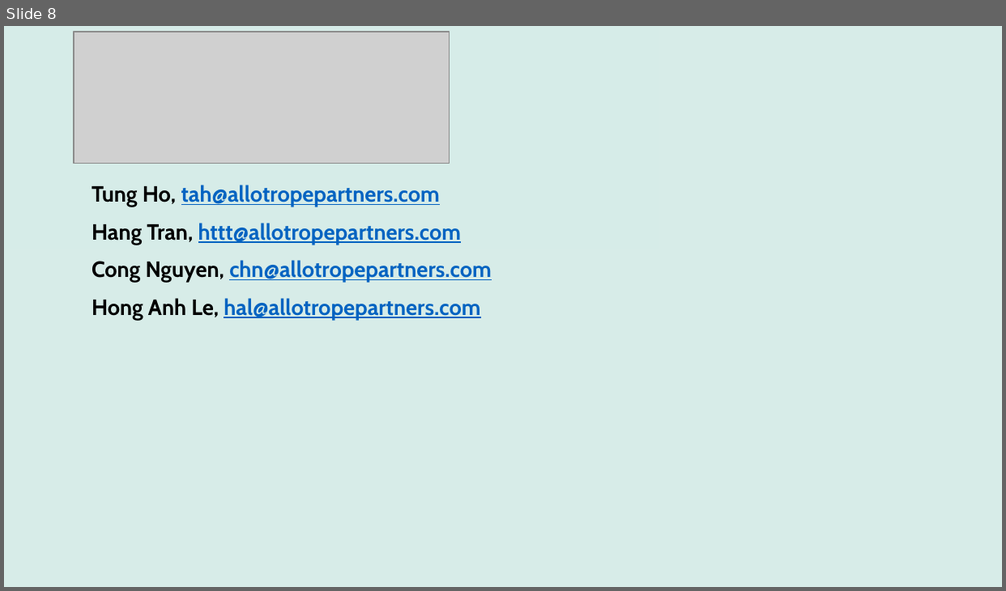
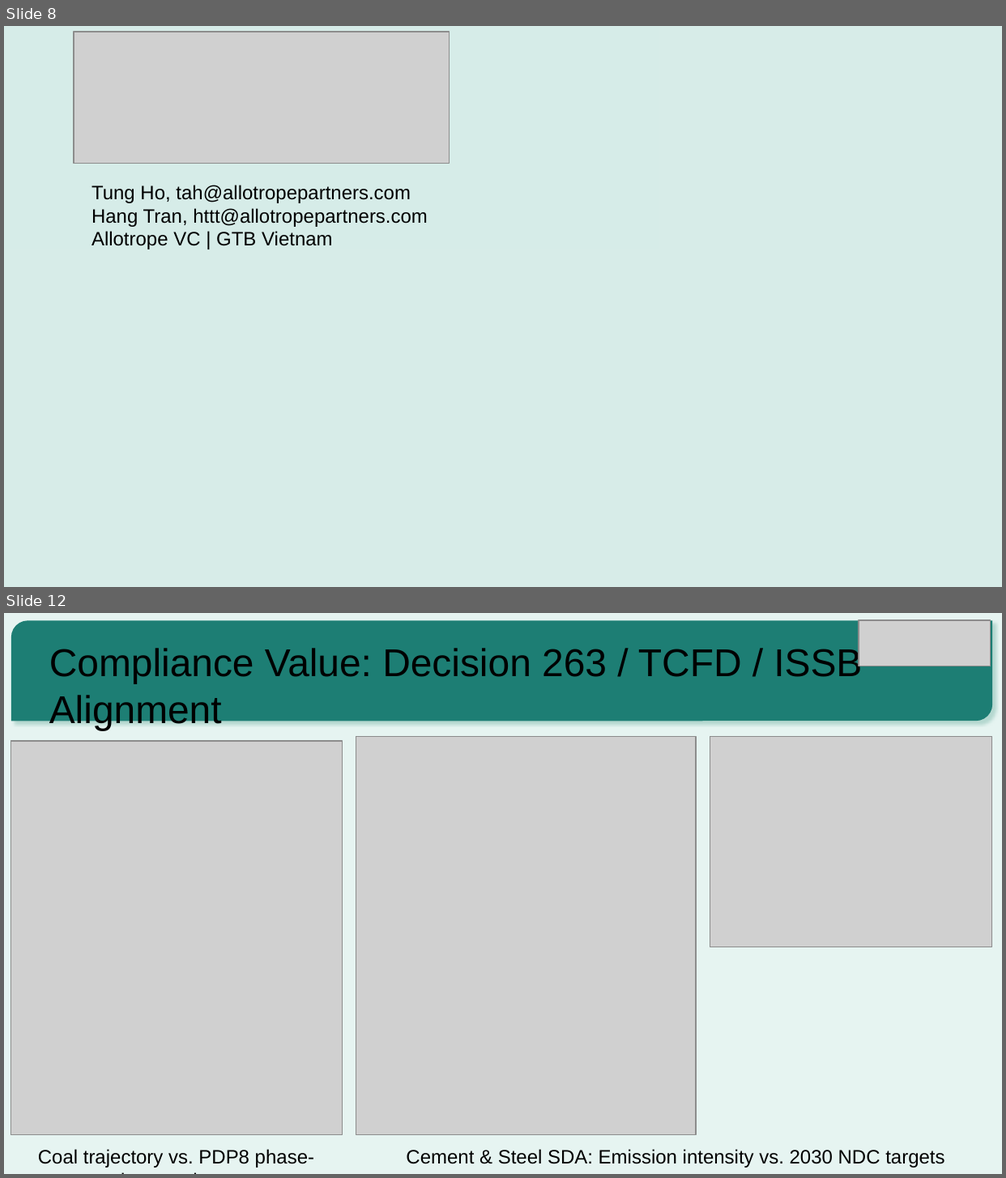
Before and after one commit to tah-allotrope/pacta-trisk, a slide deck: present/bank_prospect_deck.pptx. Shown one above the other, each under a label of ours: slide 8 before the commit, slides 8 and 12 after it; the slides between them are not shown. The pictures are 1006x591 and 1006x1178 pixels, drawn with LibreOffice and Linux fonts; fonts in the diff are those of the drawing; grey boxes stand for pictures; background and template pictures are left out. Boxes give left, top, right and bottom in pixels: in the first picture for what was removed or moved away, otherwise in the second. Text is boxed around its words. In the diff, an @@ line names an element or a change of style, - is before the commit and + after.

Commit message:
PHASE-03: build_deck.py script, 15-slide prospect deck, render QA PNGs, phase report

```diff
--- a/present/bank_prospect_deck.pptx
+++ b/present/bank_prospect_deck.pptx
@@ slide 12 added at box(4, 613, 1002, 1174), background #E6F4F1 @@
@@ round diag rect added at box(11, 621, 992, 722), fill #1D7E74 @@
@@ picture added at box(859, 620, 990, 666) @@
@@ title added at box(49, 645, 862, 730), 28 pt, text #000000 @@
+Compliance Value: Decision 263 / TCFD / ISSB Alignment
@@ picture added at box(11, 741, 343, 1135) @@
@@ picture added at box(356, 737, 696, 1136) @@
@@ picture added at box(710, 737, 993, 948) @@
@@ text added at box(38, 1149, 314, 1168), 14 pt, text #000000 @@
+Coal trajectory vs. PDP8 phase-down pathway
@@ text added at box(406, 1149, 944, 1168), 14 pt, text #000000 @@
+Cement & Steel SDA: Emission intensity vs. 2030 NDC targets
@@ slide 8 changed as well @@
@@ text at box(91, 185, 428, 227): size 16 to 14 pt, font Cabin to Arial, bold off in "Tung Ho, tah@allotropepartners.com", "Hang Tran, httt@allotropepartners.com"; text colour #0563C1 to #000000, underline off in "tah@allotropepartners.com", "httt@allotropepartners.com"; less space between paragraphs @@
@@ text at box(91, 231, 333, 250): text changed; size 16 to 14 pt; font Cabin to Arial; text colour #0563C1 to #000000; bold off @@
-Cong Nguyen, chn@allotropepartners.com
-Hong Anh Le, hal@allotropepartners.com
+Allotrope VC | GTB Vietnam
```
Also in this commit, not shown: 9 other slides changed, 4 other slides added, 15 slides removed, 27 other files.
